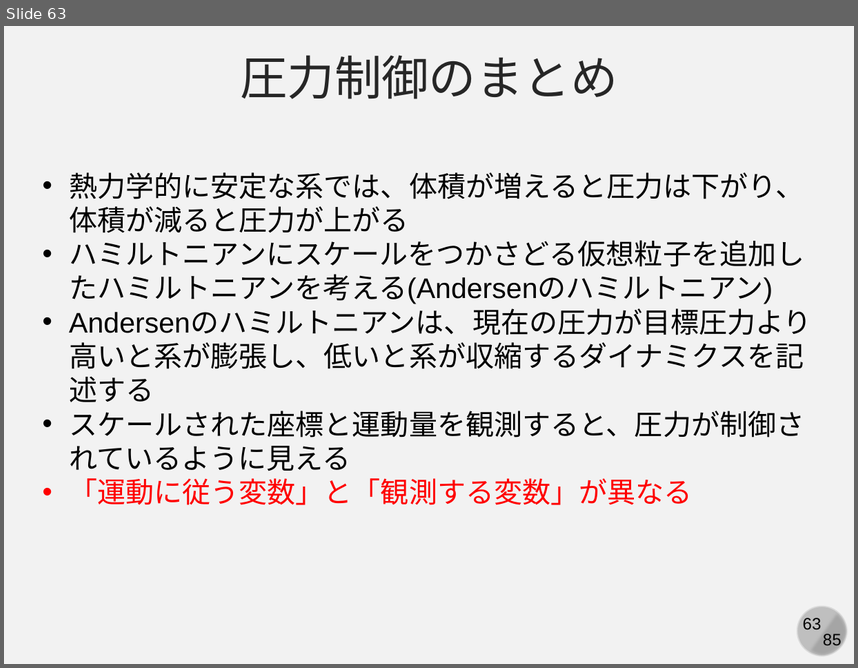
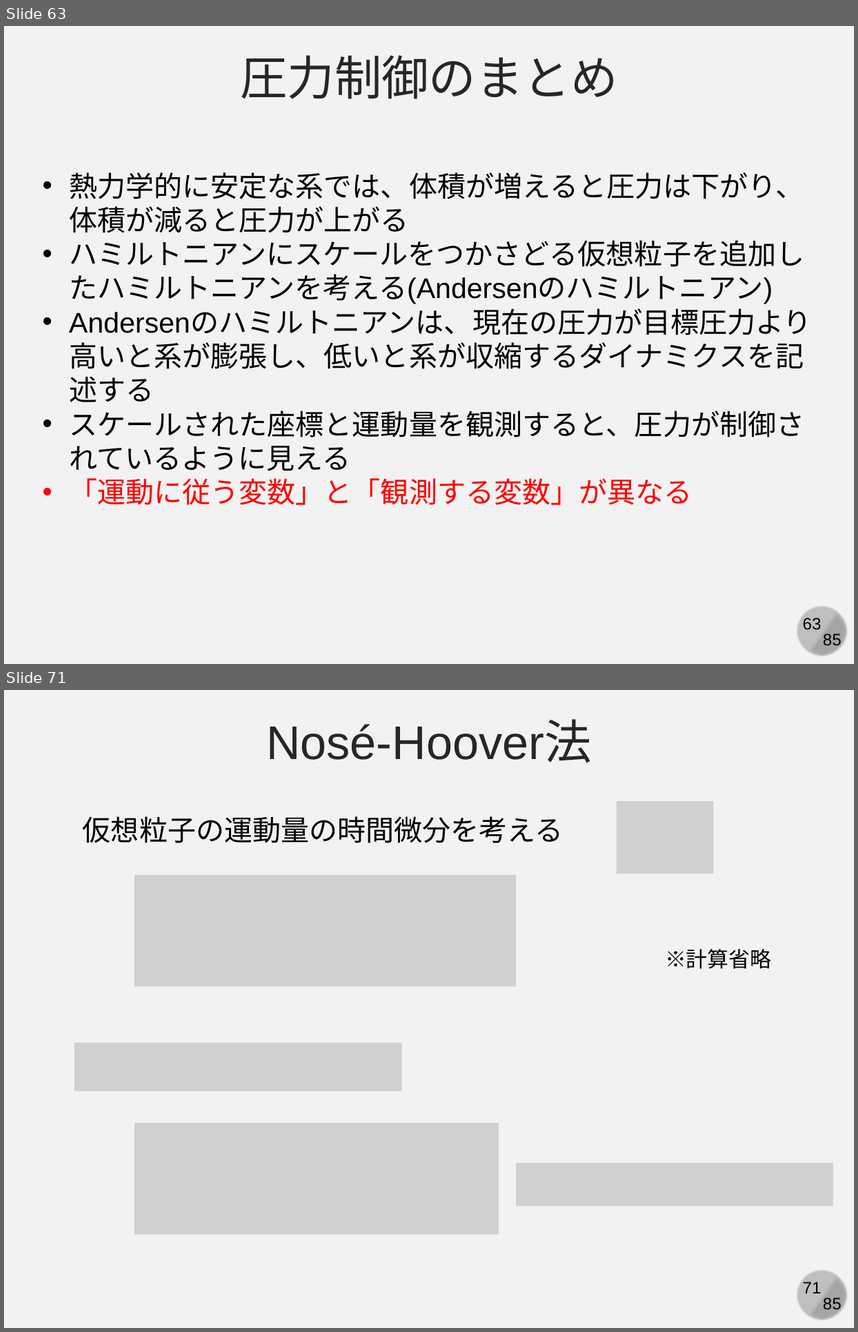
Before and after one commit to kaityo256/simulation_engineering, a slide deck: 06_md_observable/simulation06.pptx. Shown one above the other, each under a label of ours: slide 63 before the commit, slides 63 and 71 after it; the slides between them are not shown. The pictures are 858x668 and 858x1332 pixels, drawn with LibreOffice and Linux fonts; fonts in the diff are those of the drawing; grey boxes stand for pictures. Boxes give left, top, right and bottom in pixels: in the first picture for what was removed or moved away, otherwise in the second. Text is boxed around its words. In the diff, an @@ line names an element or a change of style, - is before the commit and + after.

```diff
--- a/06_md_observable/simulation06.pptx
+++ b/06_md_observable/simulation06.pptx
@@ slide 71 added at box(4, 690, 854, 1328), background #F2F2F2; not listed: 4 template elements that a slide beside it also shows @@
@@ text added at box(266, 721, 591, 763), 40 pt, text #262626 @@
+Nosé-Hoover法
@@ picture added at box(616, 801, 713, 874) @@
@@ text added at box(83, 816, 564, 843), 24 pt, text #000000 @@
+仮想粒子の運動量の時間微分を考える
@@ picture added at box(135, 876, 517, 987) @@
@@ text added at box(665, 949, 771, 969), 18 pt, text #000000 @@
+※計算省略
@@ picture added at box(74, 1042, 402, 1090) @@
@@ picture added at box(135, 1123, 499, 1234) @@
@@ picture added at box(516, 1163, 833, 1205) @@
```
Also in this commit, not shown: 2 slides changed, 8 other slides added.
